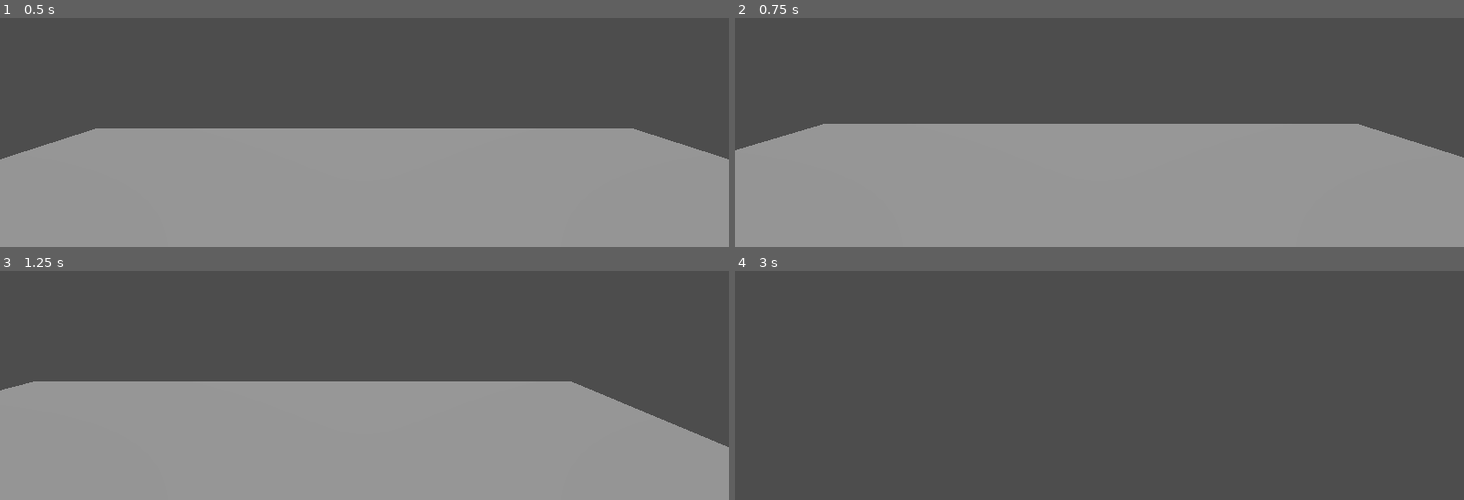
Above: before the commit, frames 1-4 (two rows, left to right).
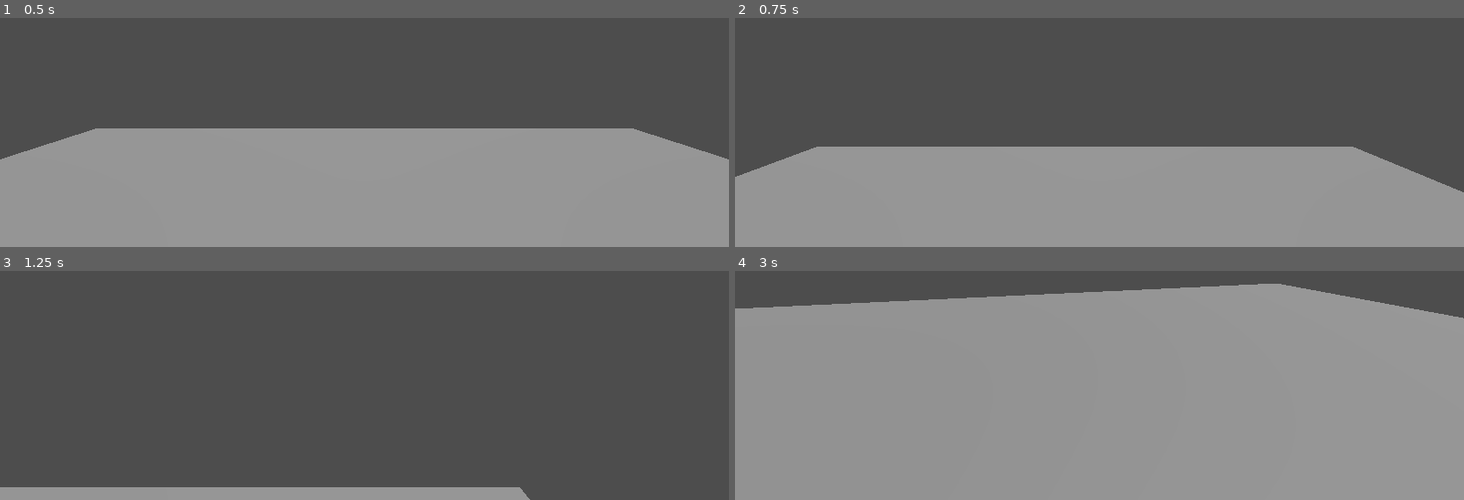
Above: after the commit, the same moments.

Repository: DudeNamedDarcy/UntitledGameJam107Game
Game: Godot game, scene res://scenes/city_sprawl.tscn
The game is run twice, just before and just after one commit, with the same random seed, the same clock (stepped at 60 frames per second) and the same inputs. The project has no main scene, so this scene is started directly.
Inputs (mouse positions are in pixels of both pictures, inside the frame that each line leads up to):
- Up to frame 1 (0.5 s): no input
- Up to frame 2 (0.75 s): tap Enter (ui_accept) at 0.5 s; move the mouse to (1259, 22) at 0.52 s; hold D (move_right) from 0.53 s (still down); tap Space (jump) at 0.6 s; click (1259, 22) at 0.67 s
- Up to frame 3 (1.25 s): keep holding D (move_right); tap Space (jump) at 0.77, 1.07 s
- Up to frame 4 (3 s): move the mouse to (1063, 296) at 1.27 s; release D (move_right) at 1.28 s; hold W (move_forward) from 1.28 s (still down); tap Shift (run) at 1.35, 2.85 s; tap Space (jump) at 1.52, 1.55, 1.82, 2.1 s; move the mouse to (1114, 287) at 2.02 s; move the mouse to (1092, 300) at 2.77 s

Frame 1 is identical in both runs. In frame 2, 10% of the frame differs, in the area x 0-100%, y 46-77%; in frame 3, 45%; in frame 4, 89%, in the area x 0-100%, y 5-100%.

Commit message:
Started End Goal and Main Menu

Diff:
--- a/ugj_107/scenes/city_sprawl.tscn
+++ b/ugj_107/scenes/city_sprawl.tscn
@@ -1,6 +1,7 @@
-[gd_scene load_steps=3 format=3 uid="uid://q5qtrfs2to44"]
+[gd_scene load_steps=4 format=3 uid="uid://q5qtrfs2to44"]
 
 [ext_resource type="PackedScene" uid="uid://kuaqxycv5yme" path="res://scenes/player.tscn" id="1_ck3q1"]
+[ext_resource type="PackedScene" uid="uid://djfso08bcd8r3" path="res://scenes/end_goal.tscn" id="2_6gen5"]
 
 [sub_resource type="BoxShape3D" id="BoxShape3D_6gen5"]
 
@@ -18,7 +19,28 @@
 
 [node name="CSGBox3D" type="CSGBox3D" parent="RigidBody3D/CollisionShape3D"]
 
+[node name="RigidBody3D2" type="RigidBody3D" parent="."]
+transform = Transform3D(1, 0, 0, 0, 1, 0, 0, 0, 1, 35, -150, 0)
+
+[node name="CollisionShape3D" type="CollisionShape3D" parent="RigidBody3D2"]
+transform = Transform3D(20, 0, 0, 0, 300, 0, 0, 0, 20, 0, 0, 0)
+shape = SubResource("BoxShape3D_6gen5")
+
+[node name="CSGBox3D" type="CSGBox3D" parent="RigidBody3D2/CollisionShape3D"]
+
+[node name="RigidBody3D3" type="RigidBody3D" parent="."]
+transform = Transform3D(1, 0, 0, 0, 0.907777, -0.419452, 0, 0.419452, 0.907777, -35, -150, -50)
+
+[node name="CollisionShape3D" type="CollisionShape3D" parent="RigidBody3D3"]
+transform = Transform3D(20, 0, 0, 0, 300, 0, 0, 0, 20, 0, 0, 0)
+shape = SubResource("BoxShape3D_6gen5")
+
+[node name="CSGBox3D" type="CSGBox3D" parent="RigidBody3D3/CollisionShape3D"]
+
 [node name="WorldEnvironment" type="WorldEnvironment" parent="."]
 
 [node name="DirectionalLight3D" type="DirectionalLight3D" parent="WorldEnvironment"]
 transform = Transform3D(1, 0, 0, 0, -0.265001, 0.964248, 0, -0.964248, -0.265001, 0, 10.2787, 0)
+
+[node name="EndGoal" parent="." instance=ExtResource("2_6gen5")]
+transform = Transform3D(4, 0, 0, 0, 4, 0, 0, 0, 4, 36.25, 4.007, 0)
--- /dev/null
+++ b/ugj_107/scenes/end_goal.gd
@@ -0,0 +1,6 @@
+extends Node3D
+
+
+func _on_area_3d_body_entered(body: Node3D) -> void:
+	print("Touched")
+	get_tree().change_scene_to_file("res://scenes/main_menu.tscn")
--- /dev/null
+++ b/ugj_107/scenes/end_goal.tscn
@@ -0,0 +1,22 @@
+[gd_scene load_steps=4 format=3 uid="uid://djfso08bcd8r3"]
+
+[ext_resource type="Script" uid="uid://bsgmnmmt21p1m" path="res://scenes/end_goal.gd" id="1_ucdw6"]
+
+[sub_resource type="StandardMaterial3D" id="StandardMaterial3D_hapnc"]
+albedo_color = Color(1, 0.339854, 0.410308, 0.490196)
+
+[sub_resource type="CylinderShape3D" id="CylinderShape3D_5hn7s"]
+
+[node name="EndGoal" type="Node3D"]
+script = ExtResource("1_ucdw6")
+
+[node name="CSGCylinder3D" type="CSGCylinder3D" parent="."]
+sides = 32
+material = SubResource("StandardMaterial3D_hapnc")
+
+[node name="Area3D" type="Area3D" parent="."]
+
+[node name="CollisionShape3D" type="CollisionShape3D" parent="Area3D"]
+shape = SubResource("CylinderShape3D_5hn7s")
+
+[connection signal="body_entered" from="Area3D" to="." method="_on_area_3d_body_entered"]
--- /dev/null
+++ b/ugj_107/scenes/main_menu.tscn
@@ -0,0 +1,37 @@
+[gd_scene format=3 uid="uid://4j8djvmu7n6b"]
+
+[node name="MainMenu" type="Control"]
+layout_mode = 3
+anchors_preset = 15
+anchor_right = 1.0
+anchor_bottom = 1.0
+grow_horizontal = 2
+grow_vertical = 2
+
+[node name="ColorRect" type="ColorRect" parent="."]
+layout_mode = 1
+anchors_preset = 15
+anchor_right = 1.0
+anchor_bottom = 1.0
+grow_horizontal = 2
+grow_vertical = 2
+color = Color(0, 0, 0, 1)
+
+[node name="CenterContainer" type="CenterContainer" parent="."]
+layout_mode = 1
+anchors_preset = 15
+anchor_right = 1.0
+anchor_bottom = 1.0
+grow_horizontal = 2
+grow_vertical = 2
+
+[node name="VBoxContainer" type="VBoxContainer" parent="CenterContainer"]
+layout_mode = 2
+
+[node name="StartGameButton" type="Button" parent="CenterContainer/VBoxContainer"]
+layout_mode = 2
+text = "Start Game"
+
+[node name="QuitGameButton" type="Button" parent="CenterContainer/VBoxContainer"]
+layout_mode = 2
+text = "Quit Game"
--- a/ugj_107/scripts/player.gd
+++ b/ugj_107/scripts/player.gd
@@ -6,18 +6,19 @@
 
 #adding maximum speeds and accelerations to our movement
 @export_category("Ground Movement")
-@export_range(1.0, 10.0, 0.1) var max_speed_jog = 4.0
+@export_range(1.0, 10.0, 0.1) var max_speed_jog = 7.5
 #export_ranfw works like (minimum value, maximum value,
-@export_range(1.0, 15.0, 0.1) var max_speed_sprint = 8.7
-@export_range(1.0, 100.0, 0.1) var acceleration_jog = 15.0
+@export_range(1.0, 15.0, 0.1) var max_speed_sprint = 20.0
+@export_range(1.0, 100.0, 0.1) var acceleration_jog = 25.0
 @export_range(1.0, 100.0, 0.1) var acceleration_sprint = 25.0
 @export_range(1.0, 100.0, 0.1) var deceleration = 15.0
 
 #adding gravity and jumping to our code
 @export_category("Gravity and Jumping")
 var gravity = 17.8; #gravitational acceleration
-var max_fall_speed = 20; #limits how fast a player can fall, in m/s
-var jump_velocity = 9.0;
+var max_fall_speed = 40; #limits how fast a player can fall, in m/s
+var jump_velocity = 13.0;
+var double_jump_velocity = 4.0;
 var number_of_jumps = 2;
 
 
@@ -84,7 +85,7 @@
 	if not is_on_floor(): #if our guy is not on the floor
 		velocity.y -= gravity * delta
 		if Input.is_action_just_pressed("jump") and number_of_jumps > 0:
-			velocity.y += jump_velocity
+			velocity.y = double_jump_velocity
 			number_of_jumps = 0;
 
 	if is_on_floor():
@@ -93,7 +94,7 @@
 
 	if is_on_floor() and Input.is_action_just_pressed("jump"):
 		number_of_jumps -= 1
-		velocity.y = 1.5*jump_velocity
+		velocity.y = jump_velocity
 		print("jump!")
 		print(number_of_jumps)
 
Not shown, added: ugj_107/scenes/end_goal.gd.uid
